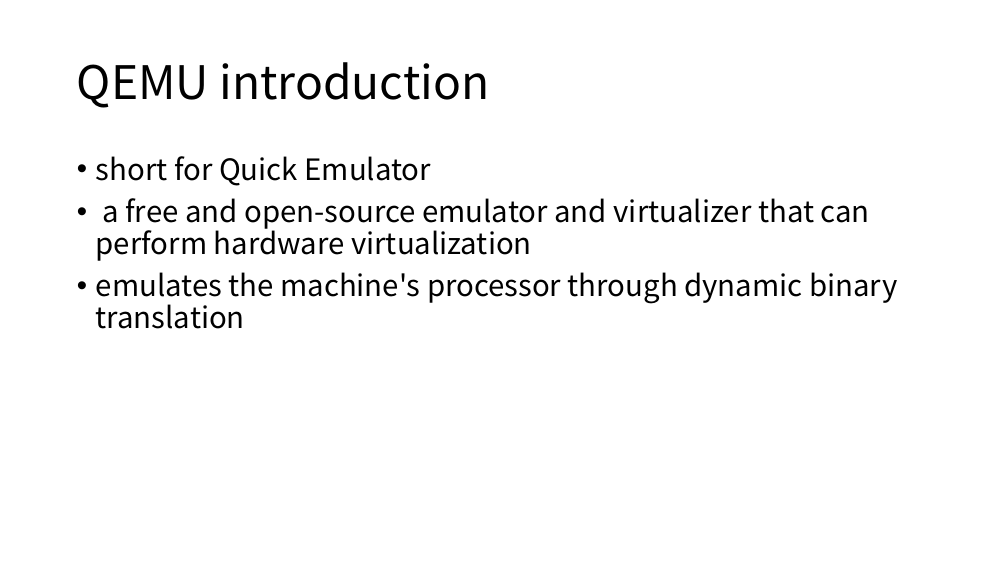
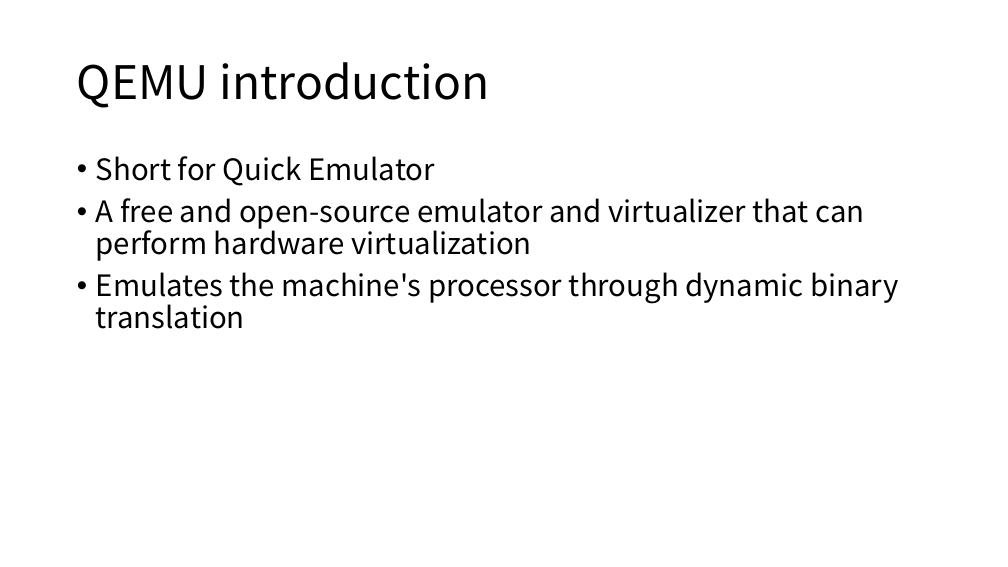
Before and after one commit to ArdxWe/codesnippets, a slide deck: slide 9 of PLCT/ImplementationanalysisofRISC-VZfinxextensioninQEMU.pptx. Drawn at 1008x567 pixels with LibreOffice and Linux fonts; fonts in the diff are those of the drawing. Boxes give left, top, right and bottom in pixels: in the first picture for what was removed or moved away, otherwise in the second. Text is boxed around its words. In the diff, an @@ line names an element or a change of style, - is before the commit and + after.

Commit message:
update ppt

```diff
--- a/PLCT/ImplementationanalysisofRISC-VZfinxextensioninQEMU.pptx
+++ b/PLCT/ImplementationanalysisofRISC-VZfinxextensioninQEMU.pptx
@@ text at box(96, 156, 898, 329): text changed @@
-• short for Quick Emulator
-• a free and open-source emulator and virtualizer that can perform hardware virtualization
-• emulates the machine's processor through dynamic binary translation
+• Short for Quick Emulator
+• A free and open-source emulator and virtualizer that can perform hardware virtualization
+• Emulates the machine's processor through dynamic binary translation
```
Also in this commit, not shown: 8 other slides changed.
